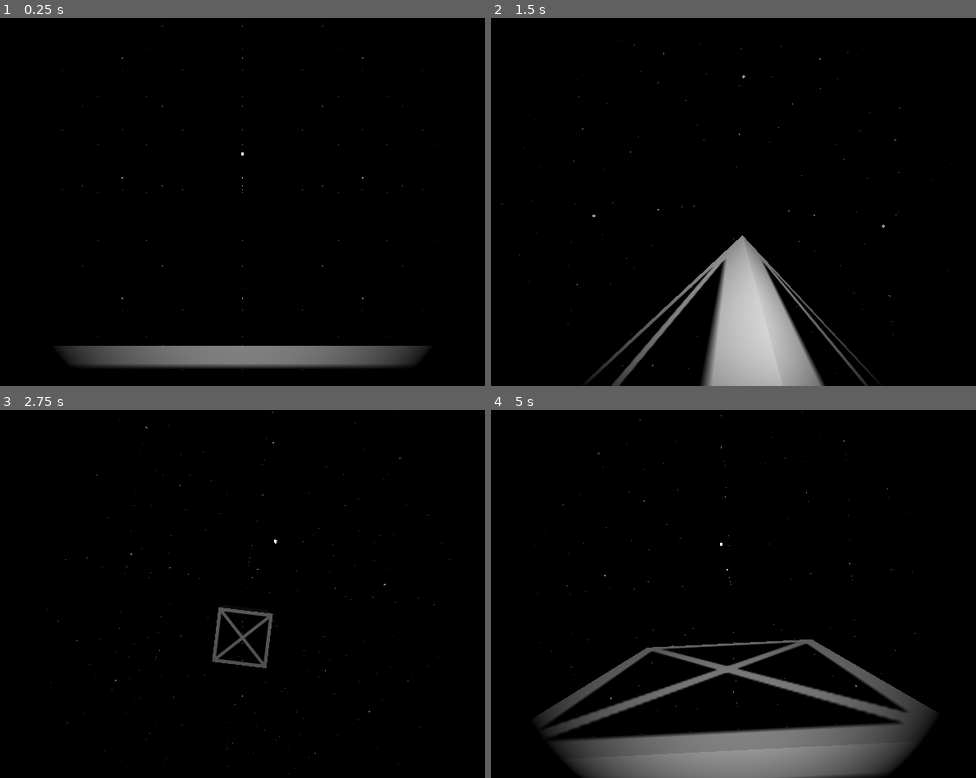
Above: before the commit, frames 1-4 (two rows, left to right).
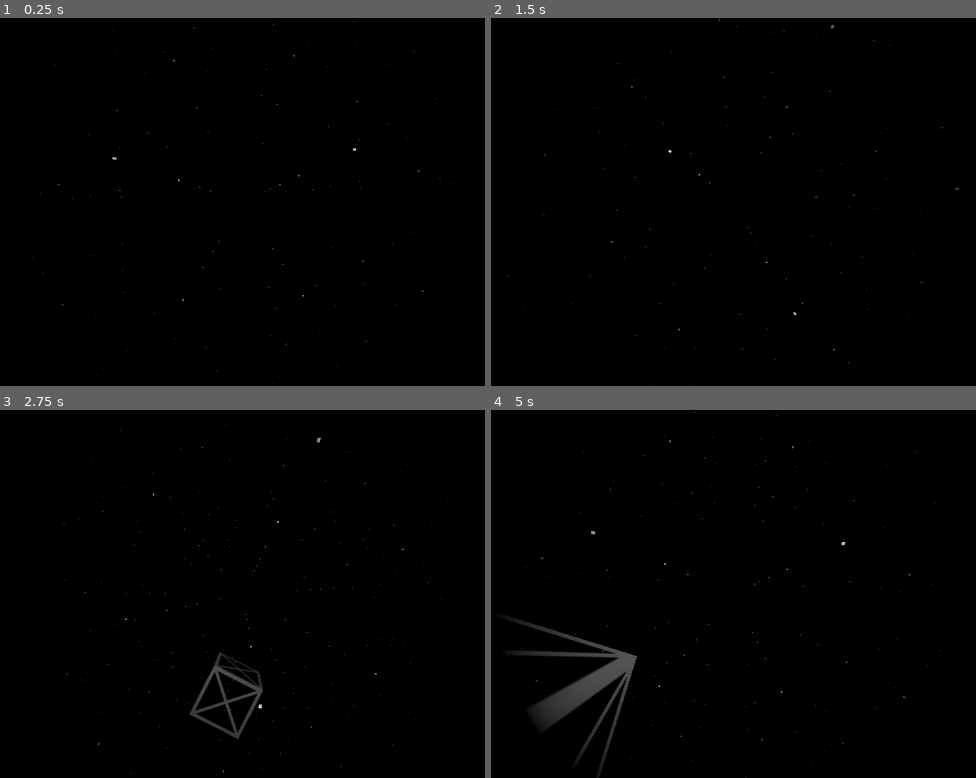
Above: after the commit, the same moments.

Repository: Griiimon/Cosmic-Constructors
Game: Godot game, scene res://game/game.tscn
Two runs of this game, one before a commit and one after it. Both use one fixed random seed, a clock stepped at 60 frames per second and the inputs below.
Inputs:
- Up to frame 1 (0.25 s): no input
- Up to frame 2 (1.5 s): tap Enter at 0.5 s; hold E (roll_right) 0.53-1.28 s; hold Ctrl (move_back) from 1.28 s (still down)
- Up to frame 3 (2.75 s): release Ctrl (move_back) at 2.03 s; hold E (roll_right) from 2.03 s (still down)
- Up to frame 4 (5 s): release E (roll_right) at 2.78 s; hold Shift (move_forward) 2.78-3.53 s; hold Q (roll_left) from 3.53 s (still down)

The runs differ from the first frame. In frame 1, 4.4% of the frame differs, in the area x 5-94%, y 0-100%; in frame 2, 7.5%; in frame 3, 1.6%; in frame 4, 14%, in the area x 4-94%, y 0-100%.

Commit message:
Update block_grid.gd

Diff:
--- a/game/core/grid/block_grid.gd
+++ b/game/core/grid/block_grid.gd
@@ -11,25 +11,22 @@
 
 	spawn_block(block, pos)
 
+	var coll_shape= CollisionShape3D.new()
+	coll_shape.shape= BoxShape3D.new()
+	coll_shape.position= pos
+	add_child(coll_shape)
+
 
 func spawn_block(block: Block, pos: Vector3i):
-	var model: Node3D
-
-	if block.scene:
-		model= block.scene.instantiate()
-	else:
-		model= MeshInstance3D.new()
-		model.mesh= BoxMesh.new()
-
-		var material: StandardMaterial3D
-		if block.material:
-			material= block.material
-		else:
-			material= StandardMaterial3D.new()
-
-		if block.texture:
-			material.albedo_texture= block.texture
-		model.mesh.surface_set_material(0, material)
+	var model: Node3D= block.get_model()
 
 	model.position= pos
 	add_child(model)
+
+
+func get_local_grid_pos(global_pos: Vector3)-> Vector3i:
+	return to_local(global_pos).floor()
+
+
+func get_global_block_pos(block_pos: Vector3i)-> Vector3:
+	return to_global(block_pos) + Vector3.ONE / 2.0
